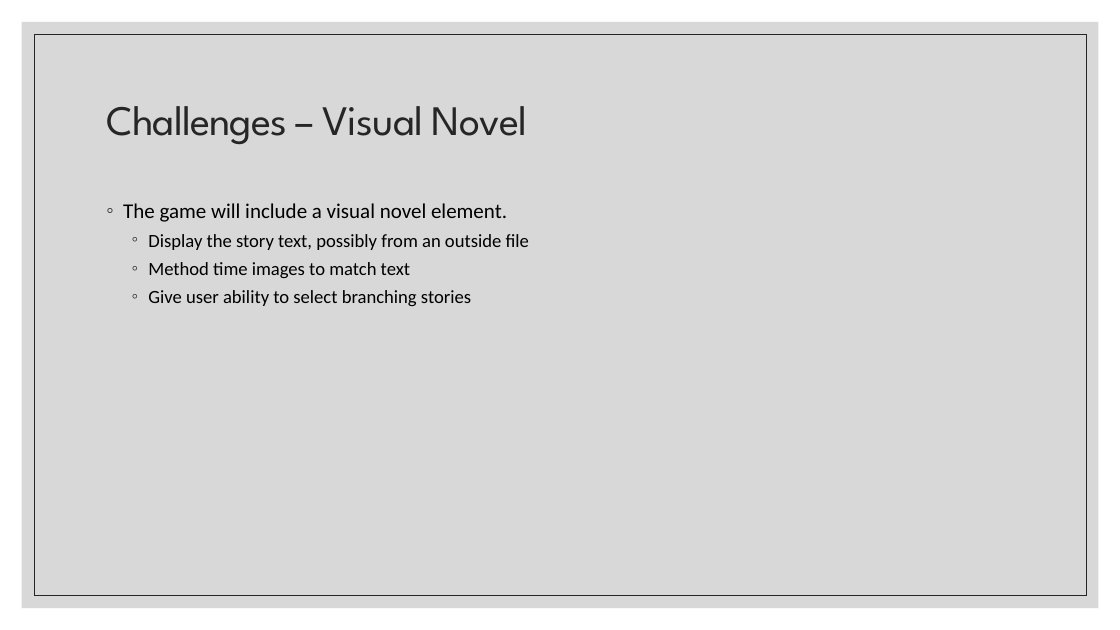
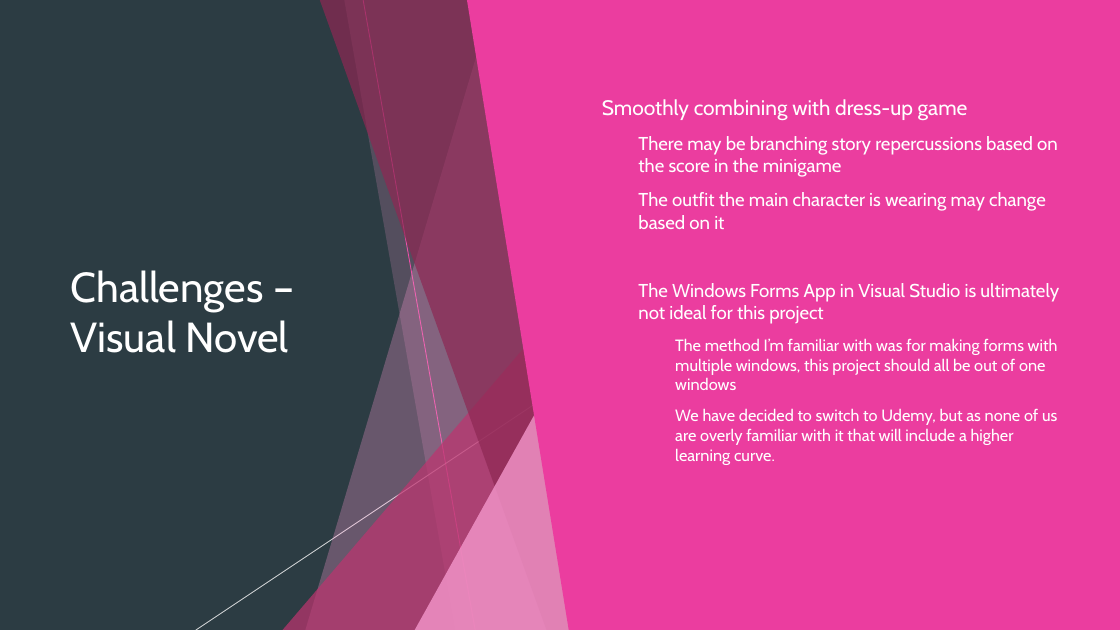
Before and after one commit to alexandraburress/488GroupProject, a slide deck: slide 11 of SchoolReport/Mobile Wizard Dress-Up Game.pptx. Drawn at 1120x630 pixels with LibreOffice and Linux fonts; fonts in the diff are those of the drawing. Boxes give left, top, right and bottom in pixels: in the first picture for what was removed or moved away, otherwise in the second. Text is boxed around its words. In the diff, an @@ line names an element or a change of style, - is before the commit and + after.

```diff
--- a/SchoolReport/Mobile Wizard Dress-Up Game.pptx
+++ b/SchoolReport/Mobile Wizard Dress-Up Game.pptx
@@ background #FFFFFF to #2C3C43 @@
@@ rectangle added at [0, 0, 1120, 630], fill #2C3C43 @@
@@ rectangle removed at [22, 22, 1099, 608] @@
@@ freeform shape added at [306, 0, 582, 630], fill #F496CB at 30% opacity @@
@@ freeform shape added at [319, 0, 581, 630], fill #8D2853 at 70% opacity @@
@@ freeform shape added at [344, 0, 582, 630], fill #F496CB at 20% opacity @@
@@ line added from (363, 0) to (476, 630), #EB3D9F 0.75 pt @@
@@ freeform shape added at [467, 0, 1120, 630], fill #EB3D9F @@
@@ rectangle removed at [34, 34, 1086, 596] @@
@@ title "Challenges – Visual Novel": place and size @@
-title "Challenges – Visual Novel" at [106, 106, 527, 144]
+title "Challenges – Visual Novel" at [71, 270, 288, 353]
@@ title "Challenges – Visual Novel" at [71, 270, 288, 353]: font League Spartan to Cabin, text colour #262626 to #FFFFFF, letter spacing -0.7 to 0 pt; line spacing 0.9 to 1 @@
@@ text "Smoothly combining with dress-up game" at [602, 99, 1059, 465]: vertical alignment top to middle @@
@@ text at [602, 99, 1059, 465]: text changed; size 16 to 14 pt; font Calibri to Cabin; text colour #000000 to #FFFFFF @@
-◦ The game will include a visual novel element.
-  ◦ Display the story text, possibly from an outside file
-  ◦ Method time images to match text
-  ◦ Give user ability to select branching stories
+▶ Smoothly combining with dress-up game
+  ▶ There may be branching story repercussions based on the score in the minigame
+  ▶ The outfit the main character is wearing may change based on it
+  ▶ The Windows Forms App in Visual Studio is ultimately not ideal for this project
+    ▶ The method I’m familiar with was for making forms with multiple windows, this project should all be out of one windows
+    ▶ We have decided to switch to Udemy, but as none of us are overly familiar with it that will include a higher learning curve.
@@ triangle added at [282, 280, 581, 630], fill #BC356F at 72% opacity @@
@@ line added from (634, 339) to (196, 630), #FFFFFF 0.75 pt @@
@@ triangle added at [415, 330, 582, 630], fill #F496CB at 80% opacity @@
@@ group added at [0, 0, 1120, 630]: 5 freeform shapes, 3 triangles, 2 lines @@
```
Also in this commit, not shown: 13 other slides changed, 1 other file.
